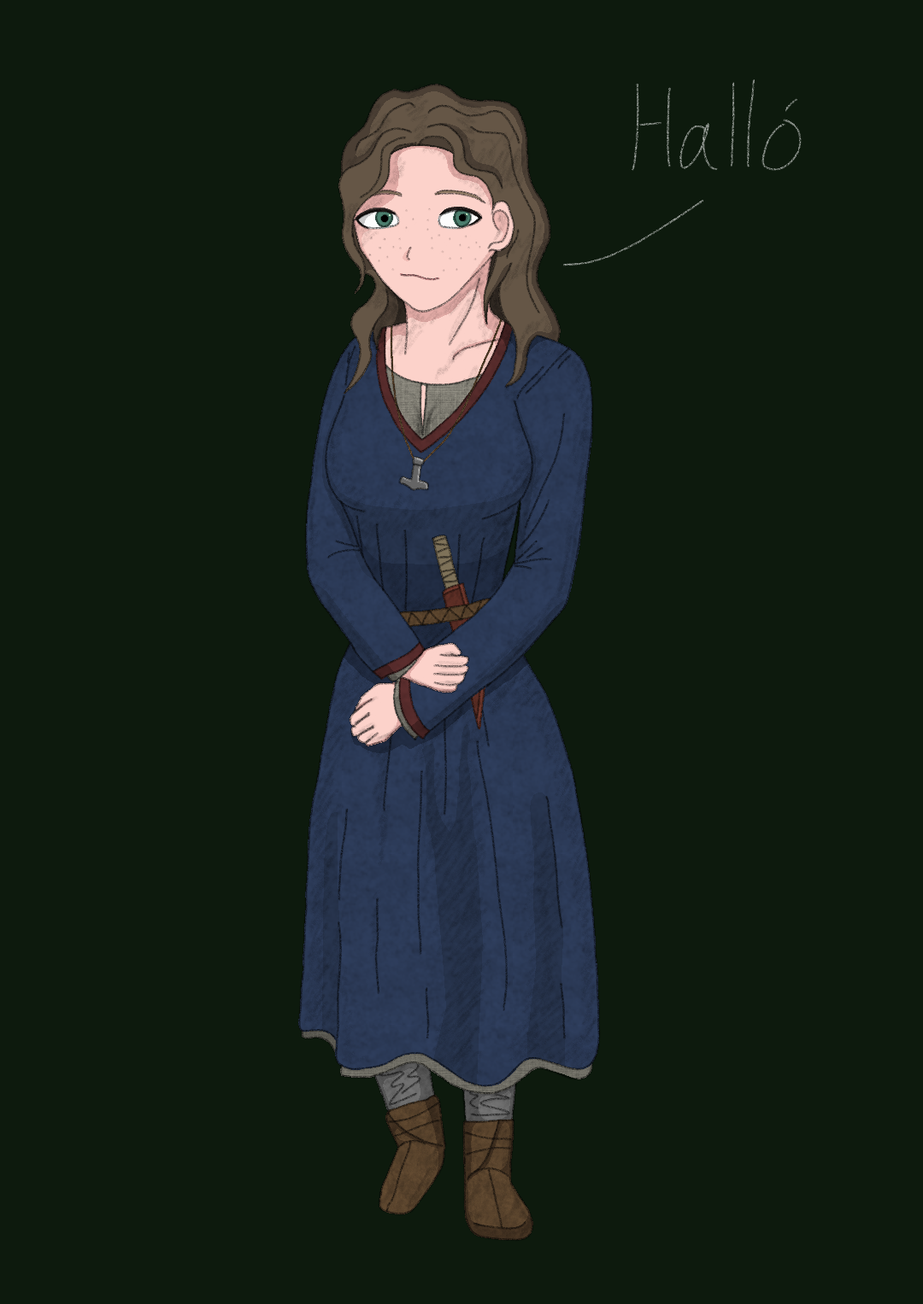
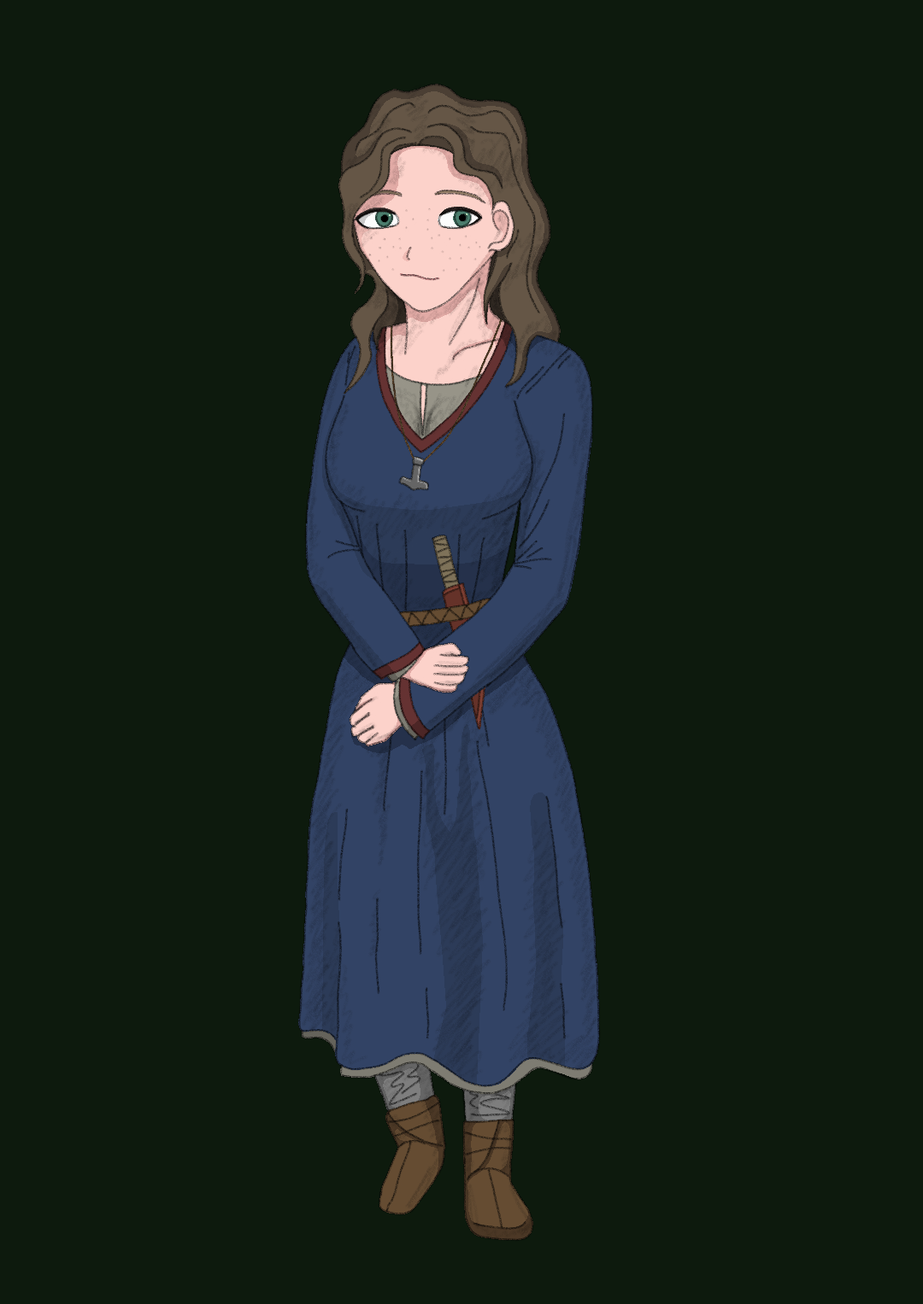
Layered file, before and after one edit (923x1304). Changes by layer:
hid "Speech" over (562, 79, 802, 267)
hid "texture" over (298, 322, 599, 1241)
painted on "color" over (367, 210, 476, 229)
